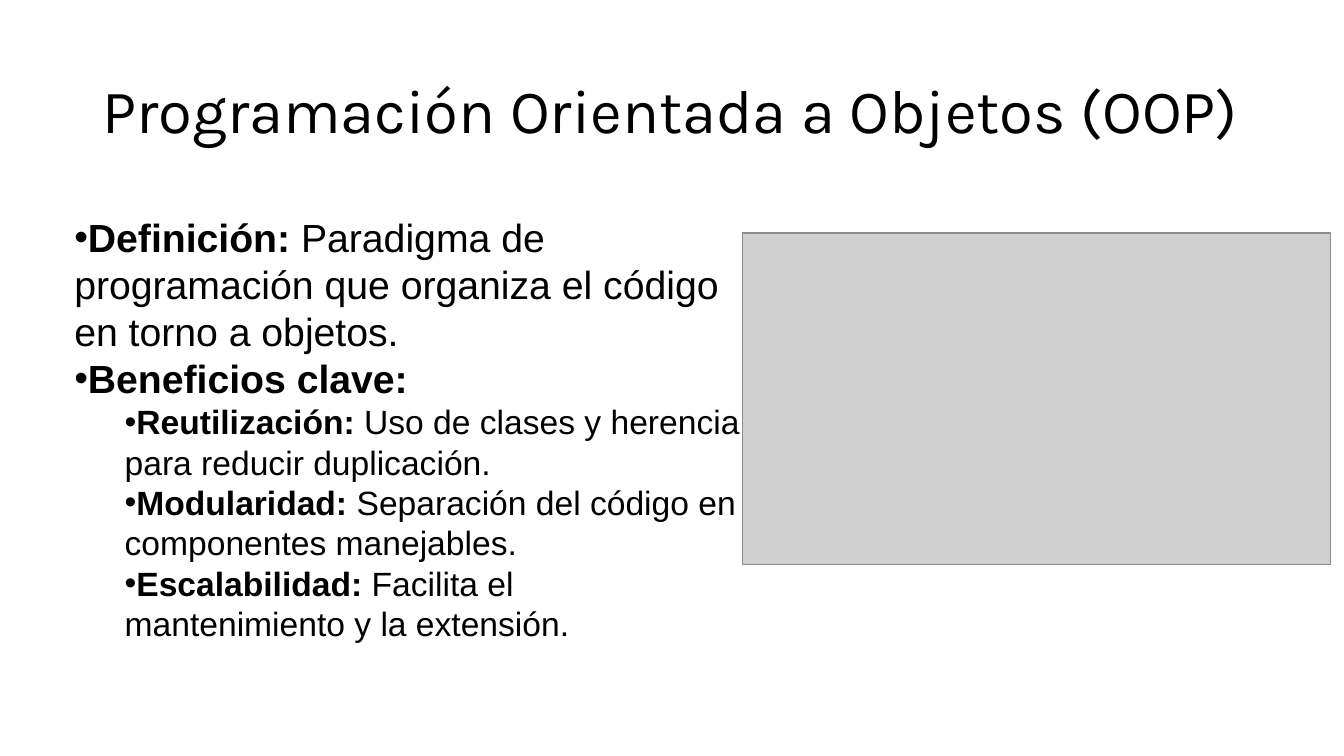
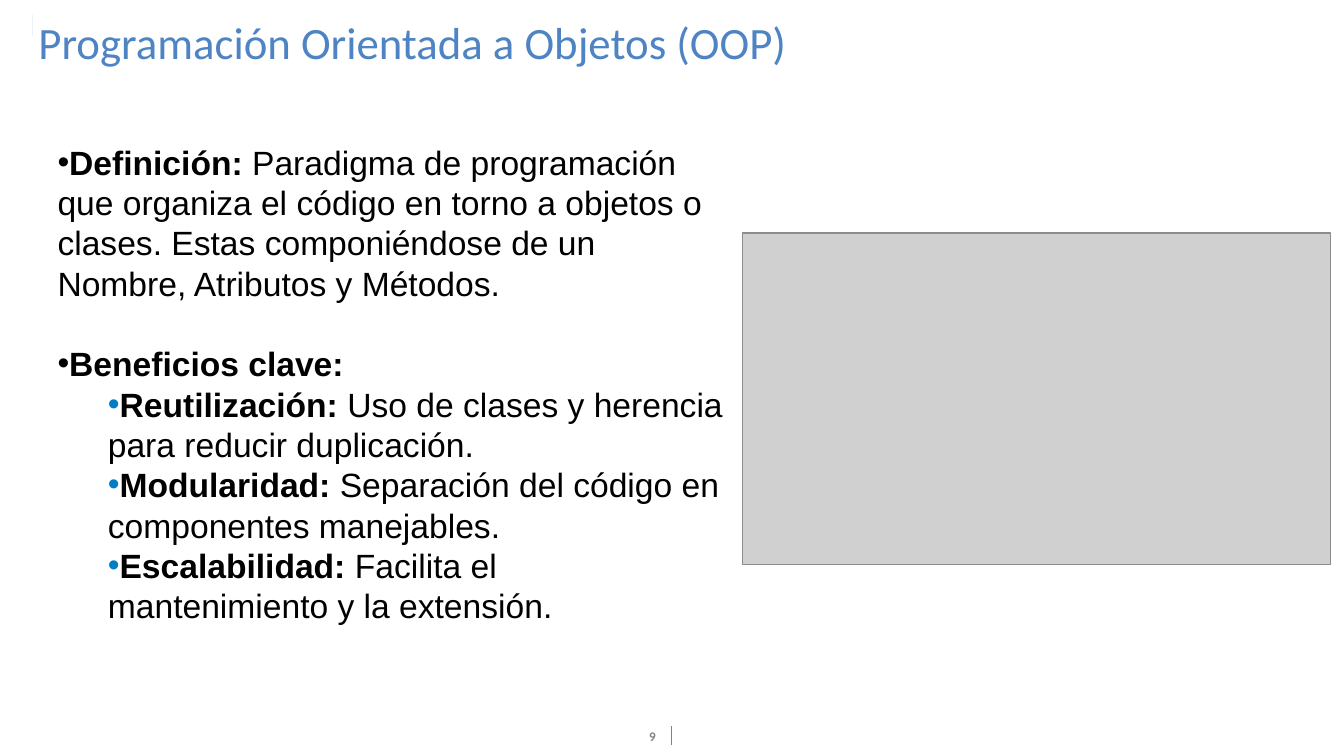
Before and after one commit to PelaezFrancisco/Presentacion_Java, a slide deck: slide 9 of Digital_Essentials-Java.pptx (slide 5 before the commit). Drawn at 1344x756 pixels with LibreOffice and Linux fonts; fonts in the diff are those of the drawing; grey boxes stand for pictures; background and template pictures are left out. Boxes give left, top, right and bottom in pixels: in the first picture for what was removed or moved away, otherwise in the second. Text is boxed around its words. In the diff, an @@ line names an element or a change of style, - is before the commit and + after.

Commit message:
Final version

```diff
--- a/Digital_Essentials-Java.pptx
+++ b/Digital_Essentials-Java.pptx
@@ rectangle added at <box>1,9,32,68</box>, fill #FFFFFF @@
@@ rectangle added at <box>10,15,32,36</box>, fill #4E84C4 @@
@@ title "Programación Orientada a Objetos (OOP)": place and size @@
-title "Programación Orientada a Objetos (OOP)" at <box>102,86,1237,148</box>
+title "Programación Orientada a Objetos (OOP)" at <box>38,26,786,67</box>
@@ title "Programación Orientada a Objetos (OOP)" at <box>38,26,786,67</box>: size 44 to 32 pt, font Karla to Calibri, text colour #000000 to #4E84C4; vertical alignment middle to top @@
@@ text "Definición: Paradigma de programación que ...": place and size @@
-text "Definición: Paradigma de programación que ..." at <box>74,223,740,643</box>
+text "Definición: Paradigma de programación que ..." at <box>58,150,723,625</box>
@@ text at <box>58,150,702,303</box>: text changed; size 28 to 24 pt @@
-• Definición: Paradigma de programación que organiza el código en torno a objetos.
+• Definición: Paradigma de programación que organiza el código en torno a objetos o clases. Estas componiéndose de un Nombre, Atributos y Métodos.
@@ text at <box>69,351,723,625</box>: size 28 to 24 pt in "Beneficios clave:" @@
@@ page number added at <box>649,732,656,741</box>, 9.3 pt, text #808080, bold @@
+9
@@ line added from (671, 727) to (671, 745), #808285 0.5 pt @@
```
Also in this commit, not shown: 34 other slides changed, 9 slides added.
